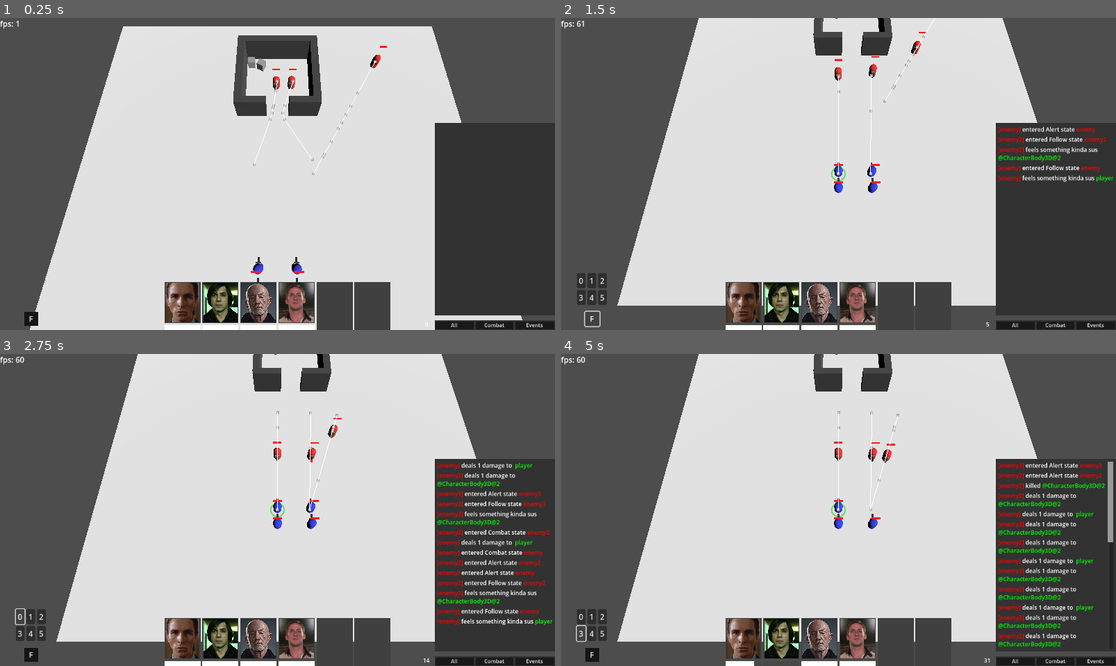
Above: before the commit, frames 1-4 (two rows, left to right).
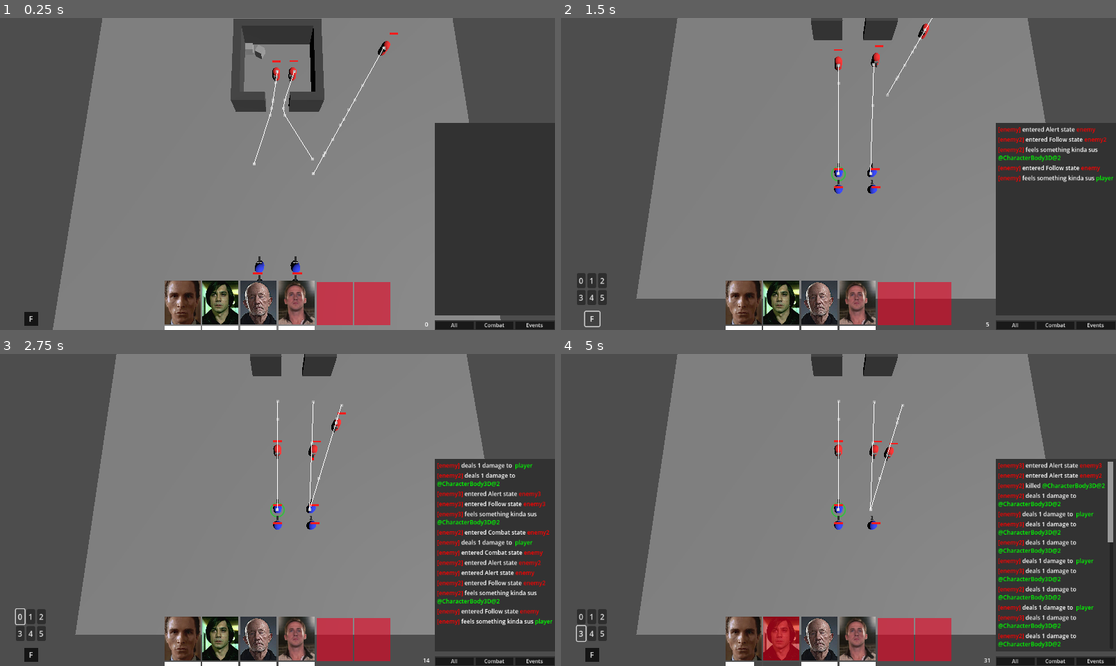
Above: after the commit, the same moments.

Repository: AAncapo/godot-rtwp
Game: Godot game, scene res://world.tscn
The game is run twice, just before and just after one commit, with the same random seed, the same clock (stepped at 60 frames per second) and the same inputs.
Inputs (mouse positions are in pixels of both pictures, inside the frame that each line leads up to):
- Up to frame 1 (0.25 s): no input
- Up to frame 2 (1.5 s): click (744, 301) at 0.52 s; click "F" at 1.25 s
- Up to frame 3 (2.75 s): click "0" at 2 s
- Up to frame 4 (5 s): click "1" at 2.75 s; click "2" at 3.5 s; click "3" at 4.25 s

The runs differ from the first frame. In frame 1, 63% of the frame differs, in the area x 0-95%, y 0-100%; in frame 2, 59%; in frame 3, 59%; in frame 4, 60%.

Commit message:
Added a debug console

Diff:
--- a/characters/char_movement.gd
+++ b/characters/char_movement.gd
@@ -19,9 +19,9 @@
 		_char.move_and_slide()
 
 
-func move_to(target_pos: Vector3, rotate:bool = true) -> void:
+func move_to(target_pos: Vector3, _rotate:bool = true) -> void:
 	stopping_dist = _char.safe_dist
-	self.rotate = rotate
+	self.rotate = _rotate
 	agent.target_position = target_pos
 
 
--- /dev/null
+++ b/debug_console.gd
@@ -0,0 +1,13 @@
+extends Control
+
+
+func _process(_delta):
+	$VBoxContainer/fps_counter.text = str('fps: ',Engine.get_frames_per_second())
+
+
+func _on_hide_hud_toggled(button_pressed):
+	%HUD.visible = !button_pressed
+
+
+func _on_reset_pressed():
+	get_tree().reload_current_scene()
--- a/project.godot
+++ b/project.godot
@@ -54,21 +54,25 @@
 cam_fwd={
 "deadzone": 0.5,
 "events": [Object(InputEventKey,"resource_local_to_scene":false,"resource_name":"","device":0,"window_id":0,"alt_pressed":false,"shift_pressed":false,"ctrl_pressed":false,"meta_pressed":false,"pressed":false,"keycode":0,"physical_keycode":87,"key_label":0,"unicode":0,"echo":false,"script":null)
+, Object(InputEventKey,"resource_local_to_scene":false,"resource_name":"","device":-1,"window_id":0,"alt_pressed":false,"shift_pressed":false,"ctrl_pressed":false,"meta_pressed":false,"pressed":false,"keycode":0,"physical_keycode":4194320,"key_label":0,"unicode":0,"echo":false,"script":null)
 ]
 }
 cam_right={
 "deadzone": 0.5,
 "events": [Object(InputEventKey,"resource_local_to_scene":false,"resource_name":"","device":0,"window_id":0,"alt_pressed":false,"shift_pressed":false,"ctrl_pressed":false,"meta_pressed":false,"pressed":false,"keycode":0,"physical_keycode":68,"key_label":0,"unicode":0,"echo":false,"script":null)
+, Object(InputEventKey,"resource_local_to_scene":false,"resource_name":"","device":-1,"window_id":0,"alt_pressed":false,"shift_pressed":false,"ctrl_pressed":false,"meta_pressed":false,"pressed":false,"keycode":0,"physical_keycode":4194321,"key_label":0,"unicode":0,"echo":false,"script":null)
 ]
 }
 cam_bwd={
 "deadzone": 0.5,
 "events": [Object(InputEventKey,"resource_local_to_scene":false,"resource_name":"","device":0,"window_id":0,"alt_pressed":false,"shift_pressed":false,"ctrl_pressed":false,"meta_pressed":false,"pressed":false,"keycode":0,"physical_keycode":83,"key_label":0,"unicode":0,"echo":false,"script":null)
+, Object(InputEventKey,"resource_local_to_scene":false,"resource_name":"","device":-1,"window_id":0,"alt_pressed":false,"shift_pressed":false,"ctrl_pressed":false,"meta_pressed":false,"pressed":false,"keycode":0,"physical_keycode":4194322,"key_label":0,"unicode":0,"echo":false,"script":null)
 ]
 }
 cam_left={
 "deadzone": 0.5,
 "events": [Object(InputEventKey,"resource_local_to_scene":false,"resource_name":"","device":0,"window_id":0,"alt_pressed":false,"shift_pressed":false,"ctrl_pressed":false,"meta_pressed":false,"pressed":false,"keycode":0,"physical_keycode":65,"key_label":0,"unicode":0,"echo":false,"script":null)
+, Object(InputEventKey,"resource_local_to_scene":false,"resource_name":"","device":-1,"window_id":0,"alt_pressed":false,"shift_pressed":false,"ctrl_pressed":false,"meta_pressed":false,"pressed":false,"keycode":0,"physical_keycode":4194319,"key_label":0,"unicode":0,"echo":false,"script":null)
 ]
 }
 toggle_form_tab={
--- a/ui/hud/character_card.tscn
+++ b/ui/hud/character_card.tscn
@@ -29,20 +29,16 @@
 grow_vertical = 2
 
 [node name="bg_portrait" type="ColorRect" parent="VBoxContainer"]
+custom_minimum_size = Vector2(75, 90)
 layout_mode = 2
-size_flags_vertical = 3
-color = Color(0.25098, 0.25098, 0.25098, 1)
+color = Color(0.921569, 0, 0.129412, 0.588235)
 
 [node name="Portrait" type="TextureButton" parent="VBoxContainer/bg_portrait"]
 custom_minimum_size = Vector2(60, 40)
 layout_mode = 1
-anchors_preset = -1
+anchors_preset = 15
 anchor_right = 1.0
 anchor_bottom = 1.0
-offset_left = 2.0
-offset_top = 2.0
-offset_right = -2.0
-offset_bottom = -2.0
 grow_horizontal = 2
 grow_vertical = 2
 size_flags_vertical = 3
--- a/ui/hud/hud.gd
+++ b/ui/hud/hud.gd
@@ -11,7 +11,6 @@
 
 func _process(_delta):
 	$Paused.visible = get_tree().paused
-	$fps_counter.text = str('fps: ',Engine.get_frames_per_second())
 
 
 func on_form_tab_toggle():
--- a/ui/hud/hud.tscn
+++ b/ui/hud/hud.tscn
@@ -7,9 +7,6 @@
 [ext_resource type="Script" path="res://ui/hud/hud_log_page.gd" id="4_t0typ"]
 [ext_resource type="Theme" uid="uid://q7j70qmrb65x" path="res://ui/hud/hud_modern_theme.tres" id="5_k372f"]
 
-[sub_resource type="StyleBoxFlat" id="StyleBoxFlat_4053a"]
-bg_color = Color(0.305882, 0.305882, 0.305882, 1)
-
 [sub_resource type="StyleBoxFlat" id="StyleBoxFlat_stiqf"]
 bg_color = Color(0.0823529, 0.0823529, 0.0823529, 1)
 
@@ -33,6 +30,10 @@
 anchors_preset = 15
 anchor_right = 1.0
 anchor_bottom = 1.0
+offset_left = 5.0
+offset_top = 5.0
+offset_right = -5.0
+offset_bottom = -5.0
 grow_horizontal = 2
 grow_vertical = 2
 mouse_filter = 2
@@ -68,12 +69,6 @@
 text = "GAME PAUSED"
 horizontal_alignment = 1
 
-[node name="fps_counter" type="Label" parent="."]
-layout_mode = 0
-offset_right = 40.0
-offset_bottom = 23.0
-text = "fps:"
-
 [node name="PlayersControl" type="Control" parent="."]
 custom_minimum_size = Vector2(500, 120)
 layout_mode = 1
@@ -100,131 +95,13 @@
 offset_right = 235.0
 grow_horizontal = 2
 grow_vertical = 0
-
-[node name="char_actions_bts" type="Control" parent="PlayersControl/VBoxContainer"]
-custom_minimum_size = Vector2(0, 50)
-layout_mode = 2
-
-[node name="bg-actions" type="ColorRect" parent="PlayersControl/VBoxContainer/char_actions_bts"]
-visible = false
-layout_mode = 1
-anchors_preset = 15
-anchor_right = 1.0
-anchor_bottom = 1.0
-grow_horizontal = 2
-grow_vertical = 2
-color = Color(0.129412, 0.129412, 0.129412, 1)
-
-[node name="HBoxContainer" type="HBoxContainer" parent="PlayersControl/VBoxContainer/char_actions_bts"]
-visible = false
-layout_mode = 1
-anchors_preset = -1
-anchor_right = 1.0
-anchor_bottom = 1.0
-offset_left = 2.0
-offset_top = 2.0
-offset_right = -2.0
-offset_bottom = -2.0
-grow_horizontal = 2
-grow_vertical = 2
-theme_override_constants/separation = 6
-alignment = 1
-
-[node name="Button" type="Button" parent="PlayersControl/VBoxContainer/char_actions_bts/HBoxContainer"]
-clip_contents = true
-custom_minimum_size = Vector2(40, 40)
-layout_mode = 2
-size_flags_horizontal = 0
-size_flags_vertical = 4
-theme_override_styles/normal = SubResource("StyleBoxFlat_4053a")
-text = "a"
-
-[node name="Button2" type="Button" parent="PlayersControl/VBoxContainer/char_actions_bts/HBoxContainer"]
-clip_contents = true
-custom_minimum_size = Vector2(40, 40)
-layout_mode = 2
-size_flags_horizontal = 0
-size_flags_vertical = 4
-theme_override_styles/normal = SubResource("StyleBoxFlat_4053a")
-text = "a"
-
-[node name="Button3" type="Button" parent="PlayersControl/VBoxContainer/char_actions_bts/HBoxContainer"]
-clip_contents = true
-custom_minimum_size = Vector2(40, 40)
-layout_mode = 2
-size_flags_horizontal = 0
-size_flags_vertical = 4
-theme_override_styles/normal = SubResource("StyleBoxFlat_4053a")
-text = "a"
-
-[node name="Button4" type="Button" parent="PlayersControl/VBoxContainer/char_actions_bts/HBoxContainer"]
-clip_contents = true
-custom_minimum_size = Vector2(40, 40)
-layout_mode = 2
-size_flags_horizontal = 0
-size_flags_vertical = 4
-theme_override_styles/normal = SubResource("StyleBoxFlat_4053a")
-text = "a"
-
-[node name="Button5" type="Button" parent="PlayersControl/VBoxContainer/char_actions_bts/HBoxContainer"]
-clip_contents = true
-custom_minimum_size = Vector2(40, 40)
-layout_mode = 2
-size_flags_horizontal = 0
-size_flags_vertical = 4
-theme_override_styles/normal = SubResource("StyleBoxFlat_4053a")
-text = "a"
-
-[node name="Button6" type="Button" parent="PlayersControl/VBoxContainer/char_actions_bts/HBoxContainer"]
-clip_contents = true
-custom_minimum_size = Vector2(40, 40)
-layout_mode = 2
-size_flags_horizontal = 0
-size_flags_vertical = 4
-theme_override_styles/normal = SubResource("StyleBoxFlat_4053a")
-text = "a"
-
-[node name="Button7" type="Button" parent="PlayersControl/VBoxContainer/char_actions_bts/HBoxContainer"]
-clip_contents = true
-custom_minimum_size = Vector2(40, 40)
-layout_mode = 2
-size_flags_horizontal = 0
-size_flags_vertical = 4
-theme_override_styles/normal = SubResource("StyleBoxFlat_4053a")
-text = "a"
-
-[node name="Button8" type="Button" parent="PlayersControl/VBoxContainer/char_actions_bts/HBoxContainer"]
-clip_contents = true
-custom_minimum_size = Vector2(40, 40)
-layout_mode = 2
-size_flags_horizontal = 0
-size_flags_vertical = 4
-theme_override_styles/normal = SubResource("StyleBoxFlat_4053a")
-text = "a"
-
-[node name="Button9" type="Button" parent="PlayersControl/VBoxContainer/char_actions_bts/HBoxContainer"]
-clip_contents = true
-custom_minimum_size = Vector2(40, 40)
-layout_mode = 2
-size_flags_horizontal = 0
-size_flags_vertical = 4
-theme_override_styles/normal = SubResource("StyleBoxFlat_4053a")
-text = "a"
-
-[node name="Button10" type="Button" parent="PlayersControl/VBoxContainer/char_actions_bts/HBoxContainer"]
-clip_contents = true
-custom_minimum_size = Vector2(40, 40)
-layout_mode = 2
-size_flags_horizontal = 0
-size_flags_vertical = 4
-theme_override_styles/normal = SubResource("StyleBoxFlat_4053a")
-text = "a"
+mouse_filter = 2
 
 [node name="CharacterCards" type="HBoxContainer" parent="PlayersControl/VBoxContainer"]
-custom_minimum_size = Vector2(200, 0)
+custom_minimum_size = Vector2(200, 100)
 layout_mode = 2
 size_flags_horizontal = 4
-size_flags_vertical = 8
+size_flags_vertical = 10
 alignment = 1
 
 [node name="CharacterCard" parent="PlayersControl/VBoxContainer/CharacterCards" instance=ExtResource("2_ntgp2")]
--- a/ui/hud/hud_char_card.gd
+++ b/ui/hud/hud_char_card.gd
@@ -37,10 +37,13 @@
 		_char.selected.emit()
 		GameEvents.focus_worldobject.emit(_char)
 
+
 func __on_character_died(character):
 	if _char && _char == character:
 		#set portrait as disabled
 		portrait.disabled = true
+		portrait.show_behind_parent = true
+
 
 func _on_health_bar_mouse_entered():
 	$VBoxContainer/HealthBar/health_counter.show()
--- a/world.tscn
+++ b/world.tscn
@@ -12,6 +12,7 @@
 [ext_resource type="Texture2D" uid="uid://cn67obdpe5atn" path="res://characters/portraits/Ryan.PNG" id="8_ef1ag"]
 [ext_resource type="Texture2D" uid="uid://bha3o4hdrfjhm" path="res://characters/portraits/Tony.jpg" id="9_c8wmh"]
 [ext_resource type="Script" path="res://enemy_team.gd" id="10_x0kho"]
+[ext_resource type="Script" path="res://debug_console.gd" id="13_t22yu"]
 
 [sub_resource type="NavigationMesh" id="NavigationMesh_t4soq"]
 vertices = PackedVector3Array(-6, 0.02, -19.75, -3.75, 0.02, -20, -3.75, 0.02, -24.5, -14.25, 0.02, -24.5, -6, 0.02, -1 …(1869 unchanged characters)…
@@ -49,8 +50,6 @@
 
 [sub_resource type="BoxMesh" id="BoxMesh_1ds4r"]
 
-[sub_resource type="StandardMaterial3D" id="StandardMaterial3D_waaiy"]
-
 [sub_resource type="ConcavePolygonShape3D" id="ConcavePolygonShape3D_cwiys"]
 data = PackedVector3Array(-0.5, 0.5, 0.5, 0.5, 0.5, 0.5, -0.5, -0.5, 0.5, 0.5, 0.5, 0.5, 0.5, -0.5, 0.5, -0.5, -0.5, 0. …(500 unchanged characters)…
 
@@ -58,7 +57,7 @@
 
 [node name="CamBase" type="Node3D" parent="."]
 process_mode = 3
-transform = Transform3D(1, 0, 0, 0, 0.299191, 0.954193, 0, -0.954193, 0.299191, 0, 0, 0)
+transform = Transform3D(1, 0, 0, 0, 0.16014, 0.987094, 0, -0.987094, 0.16014, 0, 0, 0)
 script = ExtResource("3_7oabq")
 
 [node name="Camera3D" type="Camera3D" parent="CamBase"]
@@ -67,6 +66,11 @@
 [node name="SelectionSys" parent="." instance=ExtResource("2_pa5tv")]
 
 [node name="HUD" parent="." instance=ExtResource("6_goi0v")]
+unique_name_in_owner = true
+offset_left = 0.0
+offset_top = 0.0
+offset_right = 0.0
+offset_bottom = 0.0
 
 [node name="PlayerTeam" type="Node" parent="."]
 script = ExtResource("5_3bb4d")
@@ -160,7 +164,6 @@
 [node name="floor" type="MeshInstance3D" parent="NavigationRegion3D"]
 transform = Transform3D(50, 0, 0, 0, 1, 0, 0, 0, 50, 0, -0.5, 0)
 mesh = SubResource("BoxMesh_1ds4r")
-surface_material_override/0 = SubResource("StandardMaterial3D_waaiy")
 
 [node name="StaticBody3D" type="StaticBody3D" parent="NavigationRegion3D/floor"]
 
@@ -182,8 +185,61 @@
 [node name="Marker3D3" type="Marker3D" parent="EnemyTeam/SpawnPositions"]
 transform = Transform3D(1, 0, 0, 0, 1, 0, 0, 0, 1, 14.7839, 0, -17.794)
 
+[node name="debug_console" type="Control" parent="."]
+process_mode = 3
+visible = false
+custom_minimum_size = Vector2(300, 500)
+layout_mode = 3
+anchors_preset = 0
+offset_left = 10.0
+offset_right = 40.0
+offset_bottom = 40.0
+script = ExtResource("13_t22yu")
+
+[node name="bg" type="ColorRect" parent="debug_console"]
+layout_mode = 1
+anchors_preset = 15
+anchor_right = 1.0
+anchor_bottom = 1.0
+grow_horizontal = 2
+grow_vertical = 2
+color = Color(0.372549, 0.372549, 0.372549, 0.423529)
+
+[node name="VBoxContainer" type="VBoxContainer" parent="debug_console"]
+layout_mode = 1
+anchors_preset = 15
+anchor_right = 1.0
+anchor_bottom = 1.0
+grow_horizontal = 2
+grow_vertical = 2
+
+[node name="fps_counter" type="Label" parent="debug_console/VBoxContainer"]
+layout_mode = 2
+text = "fps: 0"
+
+[node name="option" type="HBoxContainer" parent="debug_console/VBoxContainer"]
+custom_minimum_size = Vector2(0, 40)
+layout_mode = 2
+
+[node name="hide_hud" type="CheckBox" parent="debug_console/VBoxContainer/option"]
+layout_mode = 2
+text = "hide HUD"
+
+[node name="option2" type="HBoxContainer" parent="debug_console/VBoxContainer"]
+custom_minimum_size = Vector2(0, 40)
+layout_mode = 2
+alignment = 1
+
+[node name="reset" type="Button" parent="debug_console/VBoxContainer/option2"]
+layout_mode = 2
+size_flags_horizontal = 4
+size_flags_vertical = 4
+text = "reset scene"
+
 [connection signal="command_units" from="SelectionSys" to="PlayerTeam" method="_on_selection_sys_command_units"]
 [connection signal="added_player" from="PlayerTeam" to="HUD" method="_on_player_team_added_player"]
 [connection signal="removed_player" from="PlayerTeam" to="HUD" method="_on_player_team_removed_player"]
+[connection signal="toggled" from="debug_console/VBoxContainer/option/hide_hud" to="debug_console" method="_on_hide_hud_toggled"]
+[connection signal="pressed" from="debug_console/VBoxContainer/option2/reset" to="debug_console" method="_on_reset_pressed"]
 
 [editable path="PlayerTeam/Formations"]
Not shown: 1 places in ui/hud/hud.tscn that only renumber resources
